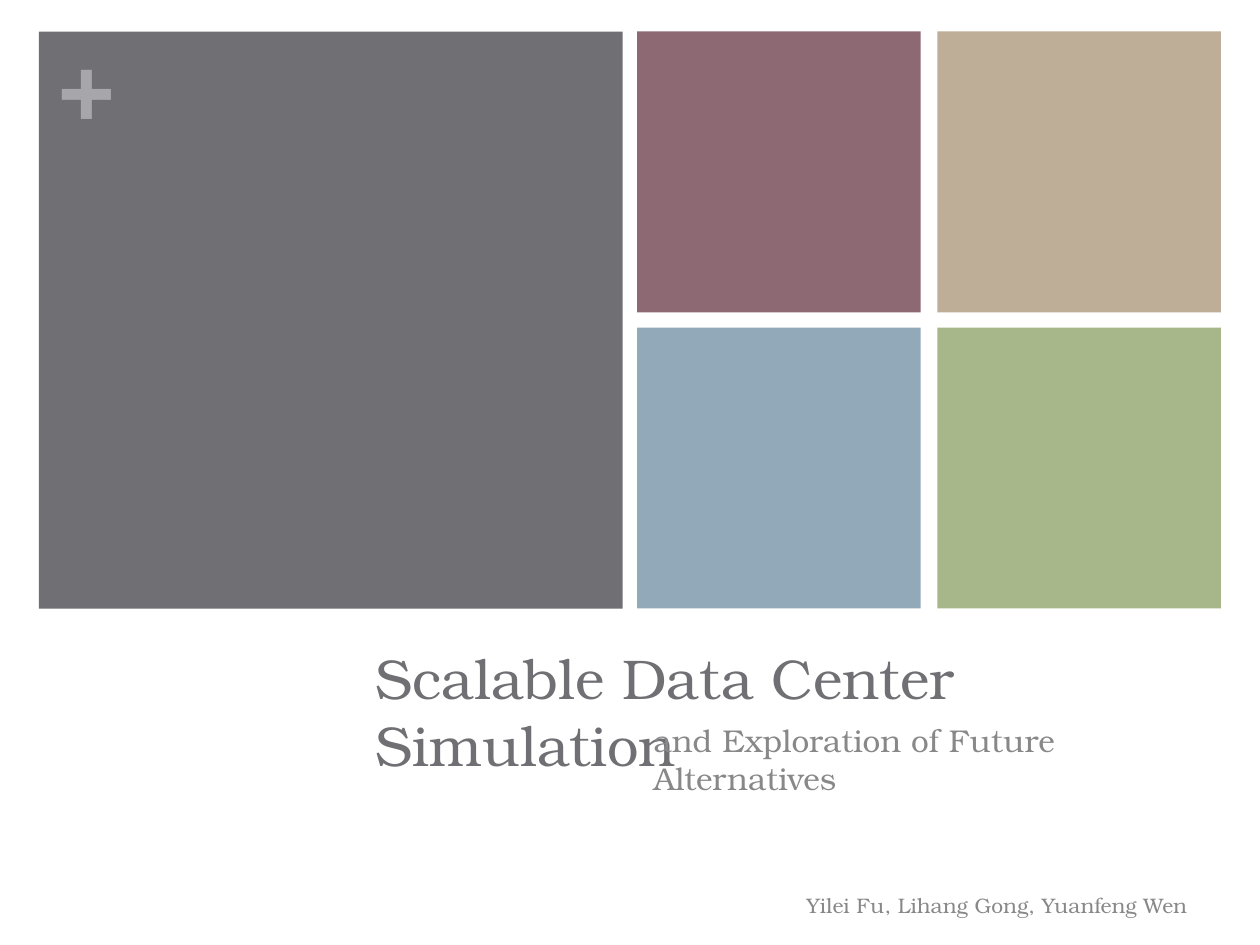
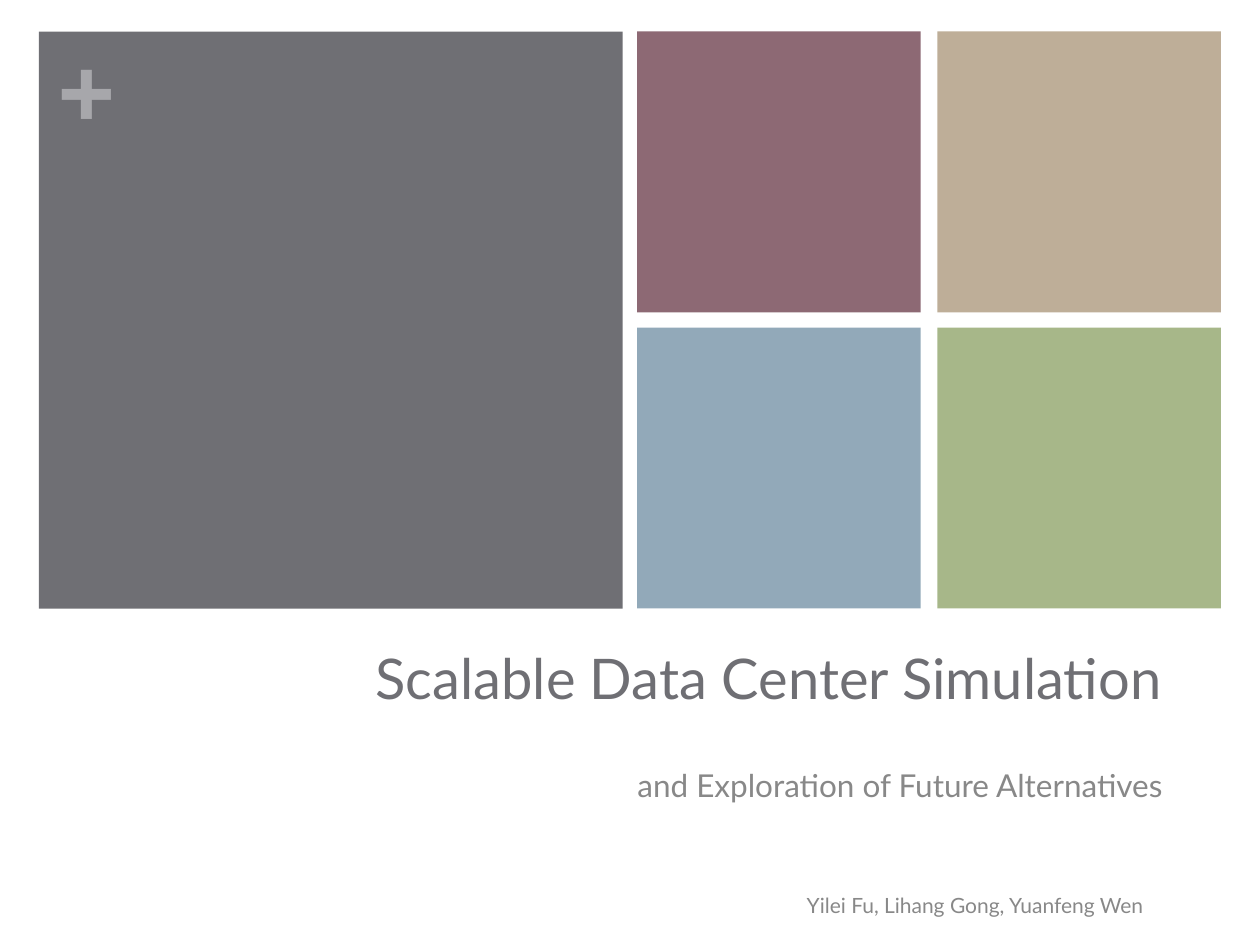
Before and after one commit to Fu-Yilei/Scalable-data-center-simulation, a slide deck: slide 1 of Presentation/presentation.pptx. Drawn at 1260x945 pixels with LibreOffice and Linux fonts; fonts in the diff are those of the drawing. Boxes give left, top, right and bottom in pixels: in the first picture for what was removed or moved away, otherwise in the second. Text is boxed around its words. In the diff, an @@ line names an element or a change of style, - is before the commit and + after.

```diff
--- a/Presentation/presentation.pptx
+++ b/Presentation/presentation.pptx
@@ font TeX Gyre Bonum to Lato in 3 elements at (x1=376, y1=658, x2=1161, y2=700), (x1=807, y1=897, x2=1143, y2=917), (x1=637, y1=774, x2=1162, y2=803) @@
@@ subtitle "and Exploration of Future Alternatives" moved from (x1=654, y1=729, x2=1055, y2=790) to (x1=637, y1=774, x2=1162, y2=803) @@
```
Also in this commit, not shown: 9 other slides changed, 1 slide added, 8 other files.
